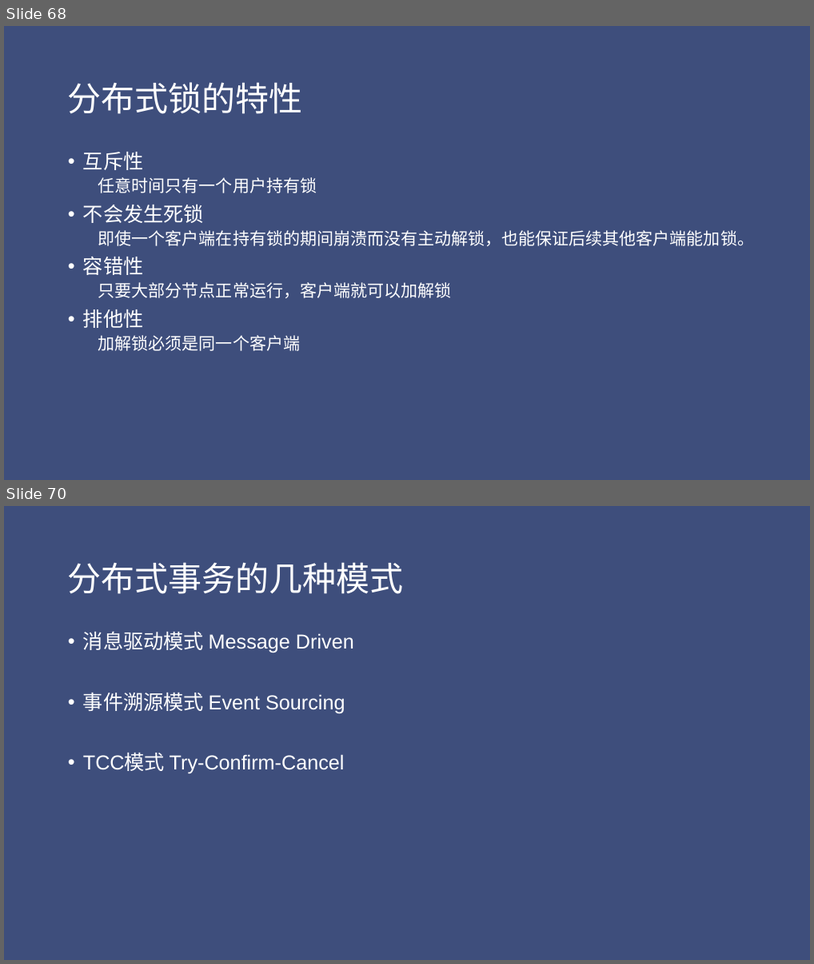
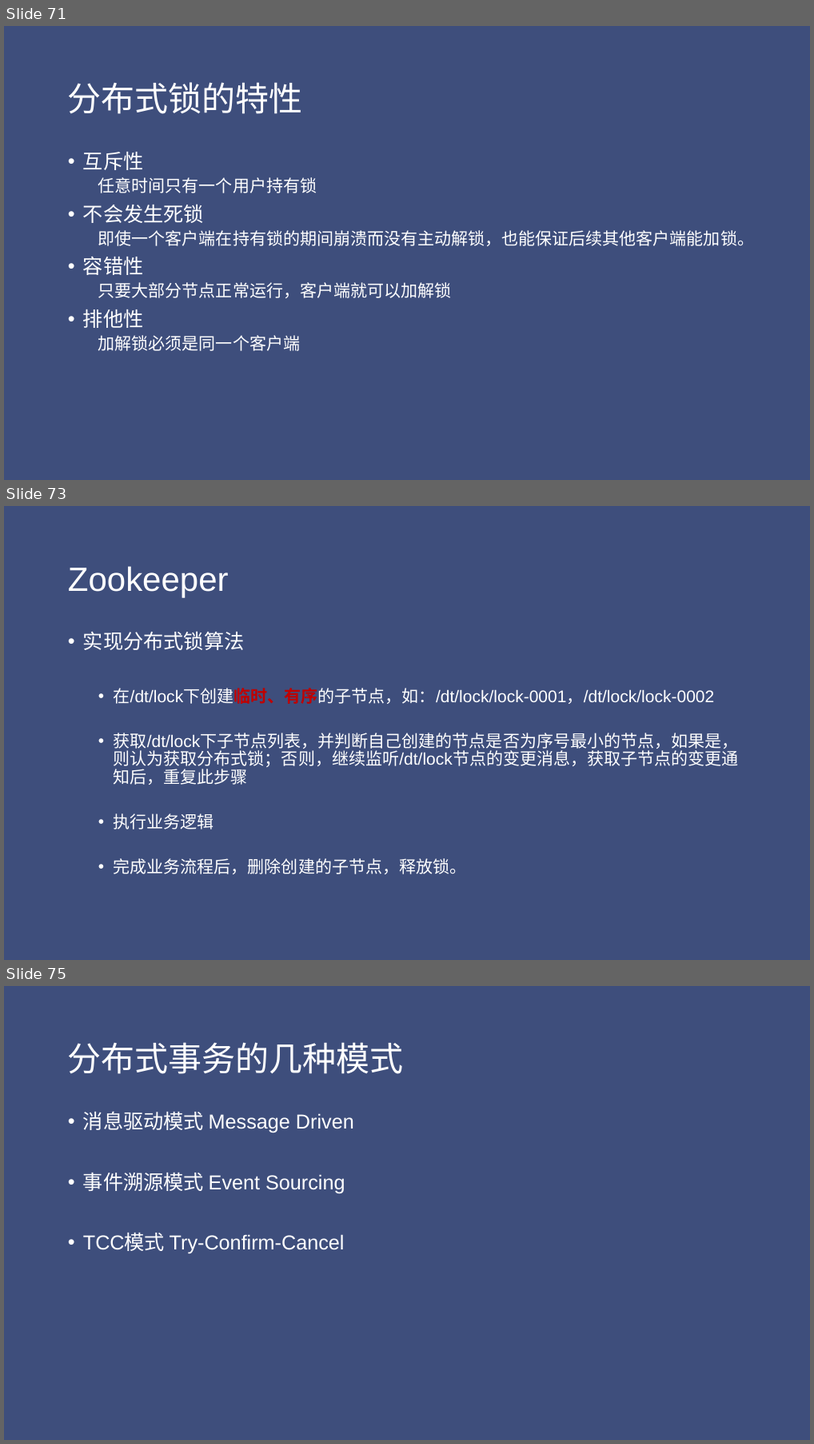
Before and after one commit to jungle0127/springcloudstudy, a slide deck: docs/distributedsystemtransaction.pptx. Shown one above the other, each under a label of ours: slides 68 and 70 before the commit, slides 71, 73 and 75 after it; the slides between them are not shown. The pictures are 814x964 and 814x1444 pixels, drawn with LibreOffice and Linux fonts; fonts in the diff are those of the drawing. Boxes give left, top, right and bottom in pixels: in the first picture for what was removed or moved away, otherwise in the second. Text is boxed around its words. In the diff, an @@ line names an element or a change of style, - is before the commit and + after.

```diff
--- a/docs/distributedsystemtransaction.pptx
+++ b/docs/distributedsystemtransaction.pptx
@@ slide 73 added at (x1=4, y1=506, x2=810, y2=960), background #3E4E7C @@
@@ title added at (x1=68, y1=566, x2=229, y2=597), 40 pt, text #FFFFFF @@
+Zookeeper
@@ text added at (x1=83, y1=631, x2=739, y2=874), 20 pt, text #FFFFFF @@
+• 实现分布式锁算法
+  • 在/dt/lock下创建临时、有序的子节点，如：/dt/lock/lock-0001，/dt/lock/lock-0002
+  • 获取/dt/lock下子节点列表，并判断自己创建的节点是否为序号最小的节点，如果是，则认为获取分布式锁；否则，继续监听/dt/lock节点的变更消息，获取子节点的变更通知后，重复此步骤
+  • 执行业务逻辑
+  • 完成业务流程后，删除创建的子节点，释放锁。
@@ what was slide 68 is now slide 71 @@
@@ what was slide 70 is now slide 75 @@
```
Also in this commit, not shown: 5 slides changed, 5 other slides added, 1 slide removed, 20 other files.
